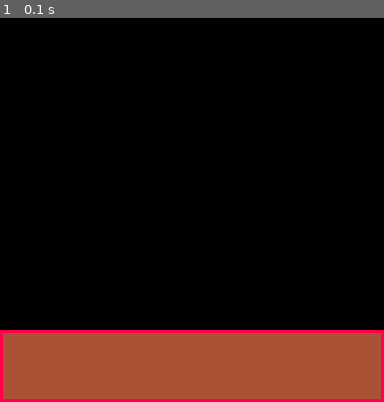
Above: before the commit, frame 1.
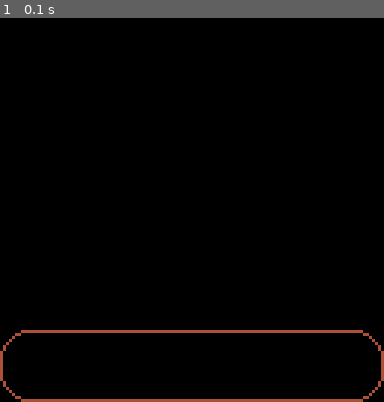
Above: after the commit, the same moment.

Repository: ditrytus/coffee-central
Game: PICO-8 cartridge carts/coffee-central.p8
The game is run twice, just before and just after one commit, with the same random seed, the same clock (stepped at 60 frames per second) and the same inputs.
Inputs:
- Up to frame 1 (0.1 s): no input

The runs differ from the first frame. In frame 1, 19% of the frame differs, in the area x 0-100%, y 81-100%.

Commit message:
Drawing rounded rectangle.

Diff:
--- a/carts/coffee-central.p8
+++ b/carts/coffee-central.p8
@@ -23,7 +23,8 @@
 
 function drawMenu()
  menuRect = gridToScreen({x=0, y=13, width=16, height=3});
- borderRect(menuRect, brown, red);
+ --borderRect(menuRect, brown, red);
+ roundRect(menuRect, 10, brown);
 end
 
 -- GLOBAL CONSTANTS
@@ -66,6 +67,44 @@
 end
 
 -- RECTANGLES
+
+function roundRect(rectangle, rad, col)
+ color(col);
+
+ top_left_circ_x = rectangle.x + rad;
+ top_left_circ_y = rectangle.y + rad;
+
+ top_right_circ_x = rectangle.x + rectangle.width - rad;
+ top_right_circ_y = top_left_circ_y;
+
+ bottom_left_circ_x = top_left_circ_x;
+ bottom_left_circ_y = rectangle.y + rectangle.height - rad;
+
+ bottom_right_circ_x = top_right_circ_x;
+ bottom_right_circ_y = bottom_left_circ_y;
+
+ clip(rectangle.x, rectangle.y, rad, rad);
+ --rectfill(0,0,128,128,white);
+ circ(top_left_circ_x, top_left_circ_y, rad);
+
+ clip(top_right_circ_x, rectangle.y, rad, rad);
+ --rectfill(0,0,128,128,white);
+ circ(top_right_circ_x - 1, top_right_circ_y, rad);
+
+ clip(rectangle.x, bottom_left_circ_y, rad, rad);
+ --rectfill(0,0,128,128,white);
+ circ(bottom_left_circ_x, bottom_left_circ_y - 1, rad);
+
+ clip(bottom_right_circ_x, bottom_right_circ_y, rad, rad);
+ --rectfill(0,0,128,128,white);
+ circ(bottom_right_circ_x - 1, bottom_right_circ_y - 1, rad);
+
+ clip(top_left_circ_x, rectangle.y, top_right_circ_x - top_left_circ_x, rectangle.height);
+ rrect(rectangle, col);
+
+ clip(rectangle.x, top_left_circ_y, rectangle.width, bottom_left_circ_y - top_left_circ_y);
+ rrect(rectangle, col);
+end
 
 function borderRect(rectangle, backColor, borderColor)
  rrectfill(rectangle, backColor);
